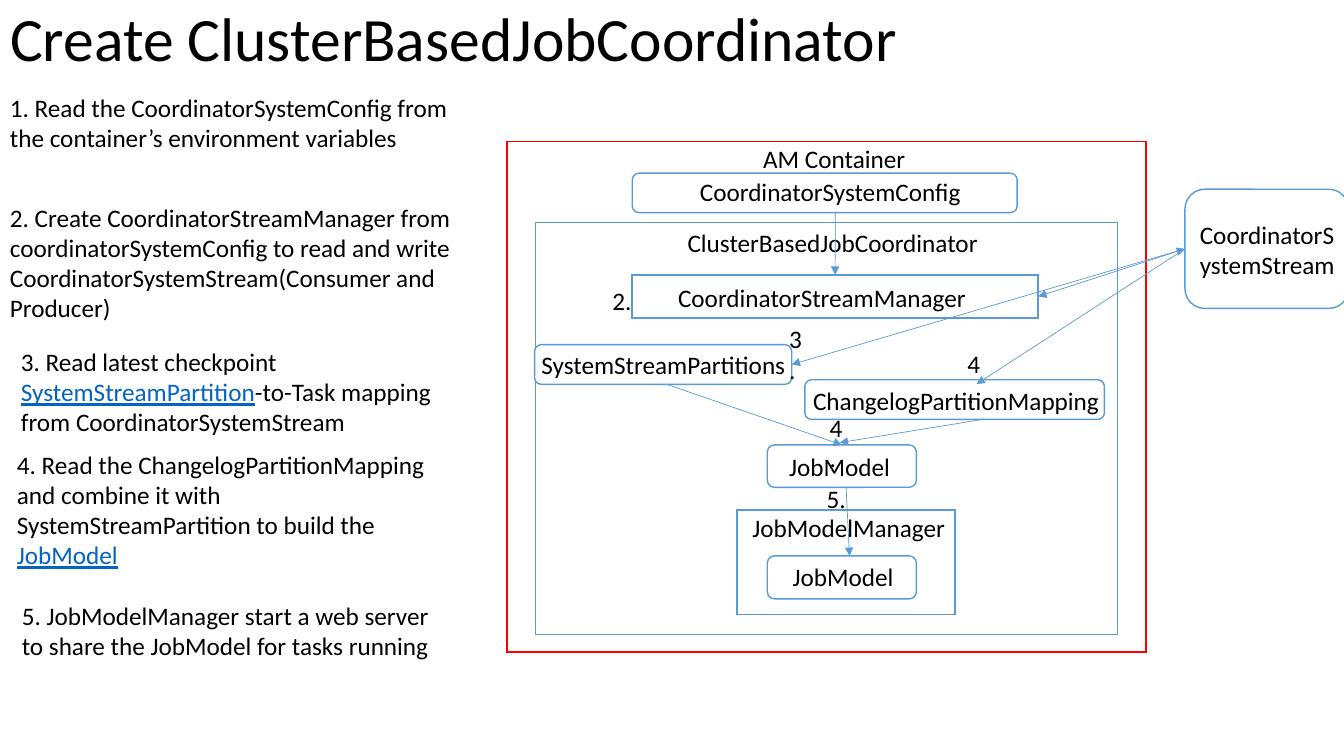
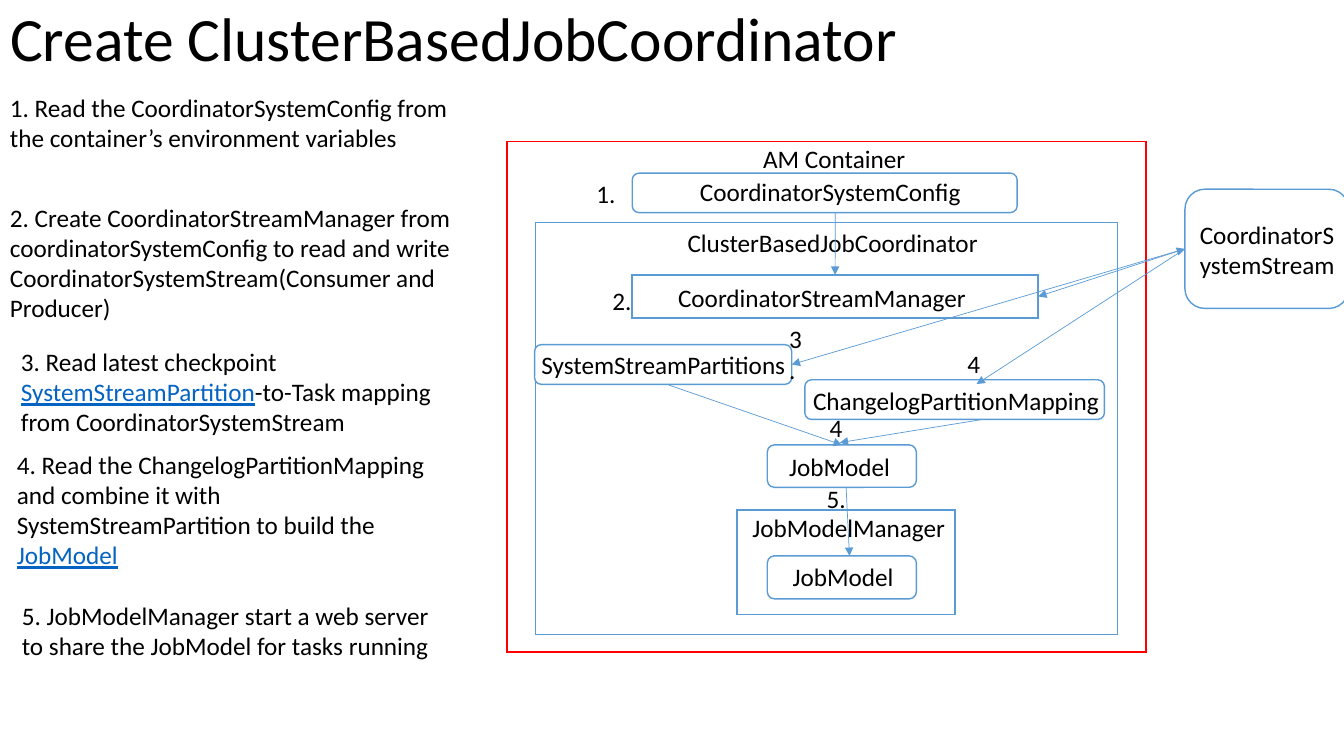
Before and after one commit to Swrrt/Samza-Documents, a slide deck: slide 74 of Documentation/SamzaStructure.pptx. Drawn at 1344x756 pixels with LibreOffice and Linux fonts; fonts in the diff are those of the drawing. Boxes give left, top, right and bottom in pixels: in the first picture for what was removed or moved away, otherwise in the second. Text is boxed around its words. In the diff, an @@ line names an element or a change of style, - is before the commit and + after.

```diff
--- a/Documentation/SamzaStructure.pptx
+++ b/Documentation/SamzaStructure.pptx
@@ text added at (x1=596, y1=186, x2=615, y2=203), 18 pt, text #000000 @@
+1.
```
Also in this commit, not shown: 1 other slide changed, 2 slides added, 1 slide removed.
